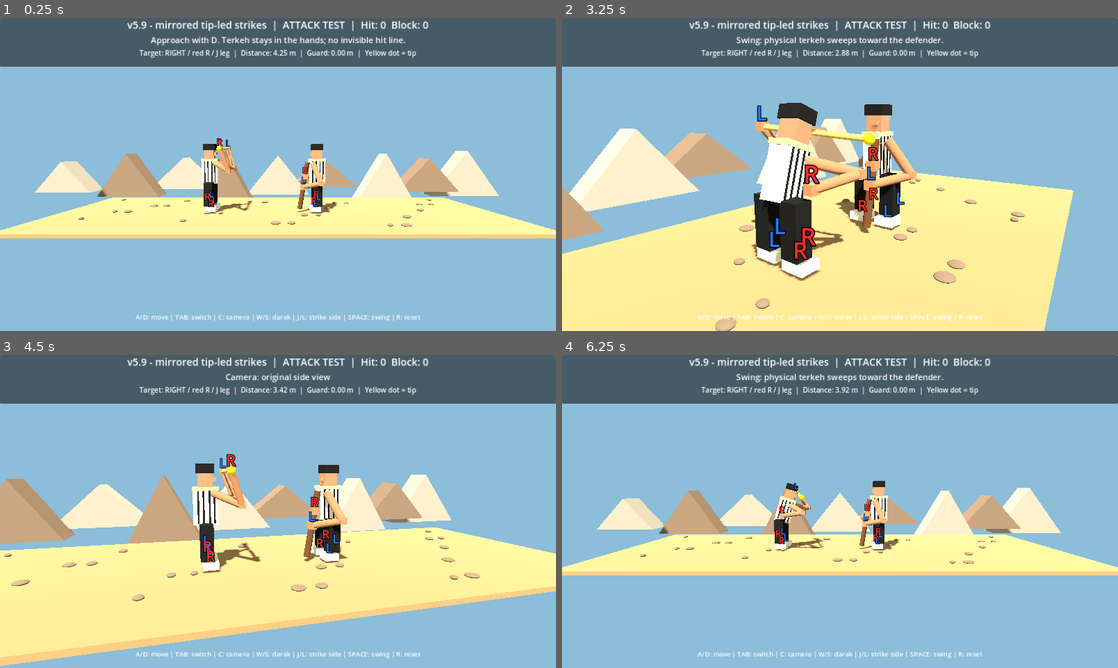
Above: before the commit, frames 1-4 (two rows, left to right).
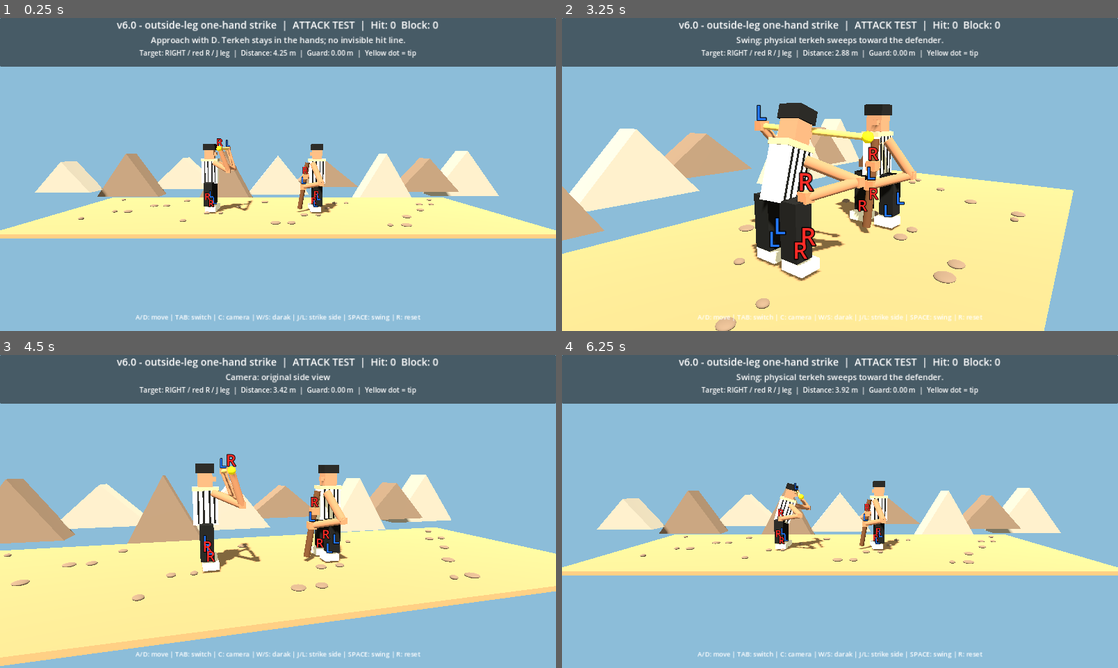
Above: after the commit, the same moments.

Repository: vahidainima-prog/tarke-darak-game
Game: Godot game, scene res://main.tscn
Same seed, same stepped clock (60 frames per second), same inputs: the game is played once before the commit and once after it.
Inputs:
- Up to frame 1 (0.25 s): no input
- Up to frame 2 (3.25 s): tap Enter at 0.5 s; hold D 0.53-1.28 s; tap C at 0.6 s; tap Space at 0.77, 1.52, 3.02 s; hold S 1.28-2.03 s; tap Tab at 1.35 s; hold D 2.03-2.78 s; tap R at 2.1 s; hold W from 2.78 s (still down); tap J at 2.85 s
- Up to frame 3 (4.5 s): release W at 3.53 s; hold A from 3.53 s (still down); tap L at 3.6 s; tap Space at 3.77 s; tap C at 4.35 s
- Up to frame 4 (6.25 s): tap Space at 4.52, 6.02 s; release A at 5.03 s; hold S 5.03-5.78 s; tap Tab at 5.1 s; hold D from 5.78 s (still down); tap R at 5.85 s

The runs differ from the first frame. In frame 1, 0.9% of the frame differs, in the area x 21-79%, y 0-5%; in frame 2, 2.3%, in the area x 21-79%, y 0-75%; in frame 3, 0.9%; in frame 4, 1.1%.

Commit message:
Aim one-handed R strike at camera-side outside L leg, mirror L strike, restrict block to forward tip section

Diff:
--- a/tarke_darak_godot_v2/main.gd
+++ b/tarke_darak_godot_v2/main.gd
@@ -2,7 +2,7 @@
 
 # Godot 4.x — visual mechanics test. Side camera looks along -Z.
 # Feint depth: negative Z is BEHIND the attacker; positive Z is IN FRONT.
-const BUILD_LABEL := "v5.9 - mirrored tip-led strikes"
+const BUILD_LABEL := "v6.0 - outside-leg one-hand strike"
 const DEF_X := 1.55
 const MIN_X := -4.7
 const MAX_X := 0.35
@@ -369,25 +369,27 @@
 	say("Swing: physical terkeh sweeps toward the defender.")
 
 func strike_ends(p: float) -> Array[Vector3]:
-	# Anatomical mapping: attacker's RIGHT hand drives to defender's
-	# LEFT (+Z, blue L). Attacker's LEFT drives to RIGHT (-Z, red R).
-	# At rest both hands grip opposite ends of a horizontal forehead bar.
+	# Ready: both hands on opposite ends, staff across the forehead.
+	# L key = attacker RIGHT hand (+Z) drives the butt at endpoint B;
+	# the TIP (endpoint A) goes to defender LEFT outside (+Z, camera side).
+	# J key = attacker LEFT hand (-Z) drives endpoint A;
+	# the TIP (endpoint B) goes to defender RIGHT outside (-Z).
 	var t := clampf(p, 0.0, 1.0)
-	var turn := smoothstep(0.02, 0.83, t)
+	var turn := smoothstep(0.02, 0.86, t)
 	var ready_center := Vector3(attack_x + 0.56, 2.48, 0.0)
 	var ready_a := ready_center + Vector3(0.0, 0.0, -STICK_LENGTH * 0.5)
 	var ready_b := ready_center + Vector3(0.0, 0.0, STICK_LENGTH * 0.5)
-	# strike_side > 0: left hand drives, target defender RIGHT (-Z).
-	# strike_side < 0: right hand drives, target defender LEFT (+Z).
-	var target_z := -float(strike_side) * 0.34
-	var tip_x := minf(defender_x, attack_x + 2.34)
+	var target_side := -float(strike_side)
+	# Outside of the defender's left/right leg, not through the torso.
+	var target_z := target_side * 0.48
+	var tip_x := minf(defender_x - 0.10, attack_x + 2.32)
 	var final_tip := Vector3(tip_x, 0.43, target_z)
-	var strike_direction := Vector3(1.97, -0.70, -float(strike_side) * 0.27).normalized()
-	var final_butt := final_tip - strike_direction * STICK_LENGTH
-	# Keep the driving hand on the SAME rod endpoint from ready to finish.
+	# The hand stays behind the tip, on the attacker's side of the gap.
+	var forward := Vector3(1.94, -0.66, target_side * 0.38).normalized()
+	var final_butt := final_tip - forward * STICK_LENGTH
 	var final_a := final_butt if strike_side > 0 else final_tip
 	var final_b := final_tip if strike_side > 0 else final_butt
-	# Interpolate the centre and orientation, maintaining a rigid-length rod.
+	# Interpolate as a rigid stick: no shortening or endpoint swap.
 	var ready_direction := (ready_b - ready_a).normalized()
 	var final_direction := (final_b - final_a).normalized()
 	var center := ((ready_a + ready_b) * 0.5).lerp((final_a + final_b) * 0.5, turn)
@@ -467,8 +469,8 @@
 	# A small inset keeps the hands visually on the wood.
 	var left_grip := a + direction * 0.11
 	var right_grip := b - direction * 0.11
-	var left_rest := Vector3(attack_x + 0.10 + 0.16 * bend_amount, 1.44 - 0.35 * bend_amount, -0.50)
-	var right_rest := Vector3(attack_x + 0.10 + 0.16 * bend_amount, 1.44 - 0.35 * bend_amount, 0.53)
+	var left_rest := Vector3(attack_x + 0.05 + 0.10 * bend_amount, 1.28 - 0.20 * bend_amount, -0.48)
+	var right_rest := Vector3(attack_x + 0.05 + 0.10 * bend_amount, 1.28 - 0.20 * bend_amount, 0.48)
 	# Keep the driving hand at its assigned end; only the opposite hand releases.
 	attack_hand_a.position = left_grip.lerp(left_rest, release_blend if strike_side < 0 else 0.0)
 	attack_hand_b.position = right_grip.lerp(right_rest, release_blend if strike_side > 0 else 0.0)
@@ -508,14 +510,17 @@
 		var alpha := float(i) / float(steps)
 		var guard_a := previous_guard[0].lerp(current_guard[0], alpha)
 		var guard_b := previous_guard[1].lerp(current_guard[1], alpha)
-		if segment_distance(s[0], s[1], guard_a, guard_b) <= STICK_RADIUS + GUARD_RADIUS + 0.025:
+		var tip := s[1] if strike_side > 0 else s[0]
+		# Only the forward portion can be blocked; a distant or rear section
+		# touching the guard must not count as a successful defense.
+		var forward_start := s[0].lerp(s[1], 0.76) if strike_side > 0 else s[1].lerp(s[0], 0.76)
+		if segment_distance(forward_start, tip, guard_a, guard_b) <= STICK_RADIUS + GUARD_RADIUS + 0.025:
 			return "block"
 		# Each strike is checked only against its selected near/far leg lane.
 		var target_z := -float(strike_side) * 0.34
 		var leg_a := Vector3(defender_x, 0.12, target_z)
 		var leg_b := Vector3(defender_x, 0.77, target_z)
-		var tip := s[1] if strike_side > 0 else s[0]
-		if segment_distance(tip, tip, leg_a, leg_b) <= 0.20:
+		if segment_distance(tip, tip, leg_a, leg_b) <= 0.23:
 			return "leg"
 	return ""
 
